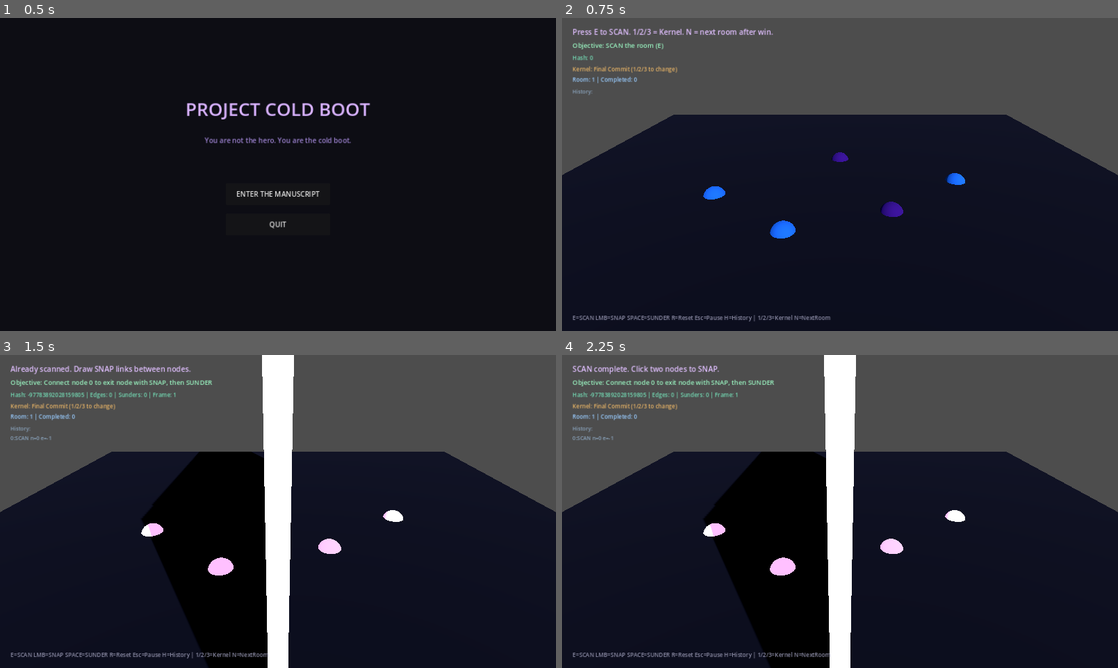
Above: before the commit, frames 1-4 (two rows, left to right).
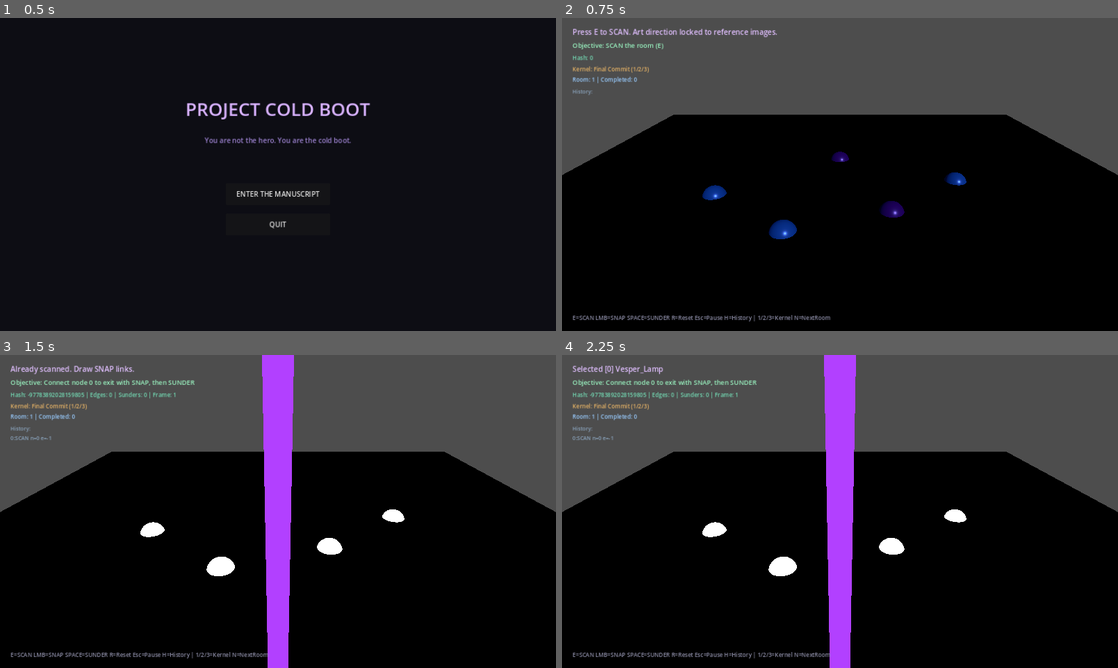
Above: after the commit, the same moments.

Repository: beyond-repair/Project-Cold-Boot
Game: Godot game, scene res://scenes/main_menu/MainMenu.tscn
The game is run twice, just before and just after one commit, with the same random seed, the same clock (stepped at 60 frames per second) and the same inputs.
Inputs (mouse positions are in pixels of both pictures, inside the frame that each line leads up to):
- Up to frame 1 (0.5 s): no input
- Up to frame 2 (0.75 s): click "ENTER THE MANUSCRIPT" at 0.5 s
- Up to frame 3 (1.5 s): tap E (scan) at 1.25 s; move the mouse to (400, 495) at 1.27 s; hold E (scan) from 1.28 s (still down); click (400, 495) at 1.42 s
- Up to frame 4 (2.25 s): tap R (reset_demo) at 2 s; move the mouse to (728, 527) at 2.02 s; release E (scan) at 2.03 s; tap E (scan) at 2.1 s; click (728, 527) at 2.17 s

Frame 1 is identical in both runs. In frame 2, 65% of the frame differs, in the area x 0-100%, y 3-100%; in frame 3, 56%; in frame 4, 56%.

Commit message:
Cycle 5: Visual fidelity pass — match locked art direction
- Stronger violet causal energy on nodes and edges
- Improved dual-layer color separation (Necropolis ink vs Vesper cyan)
- More intense bleed seam matching reference lightning
- Darker atmospheric lighting and floor
- Auditor and Sable materials pushed toward glitch / corrupted-code look
- Art direction explicitly locked to provided GDD + moodboard images
- Playability retained

Diff:
--- a/godot/scripts/vertical_slice/VerticalSlice.gd
+++ b/godot/scripts/vertical_slice/VerticalSlice.gd
@@ -1,5 +1,5 @@
 extends Node3D
-## Vertical Slice — Cycle 4: multi-room + Kernel.
+## Vertical Slice — Cycle 5: Visual fidelity pass aligned to locked art.
 
 @onready var status_label: Label = $UI/StatusLabel
 @onready var help_label: Label = $UI/HelpLabel
@@ -18,6 +18,7 @@
 @onready var cam_main: Camera3D = $Camera3D
 @onready var cam_l0: Camera3D = $DualLayerViewports/SubViewport_Layer0/Camera3D_L0
 @onready var cam_l1: Camera3D = $DualLayerViewports/SubViewport_Layer1/Camera3D_L1
+@onready var floor_mesh: MeshInstance3D = $Floor
 
 var selected_node: int = -1
 var node_meshes: Dictionary = {}
@@ -39,12 +40,49 @@
 	win_panel.visible = false
 	pause_panel.visible = false
 	history_label.visible = show_history
+	_apply_atmosphere()
 	_rebuild_visuals()
 	_update_objective()
 	_update_kernel_ui()
 	_update_room_ui()
-	_update_ui("Press E to SCAN. 1/2/3 = Kernel. N = next room after win.")
+	_update_ui("Press E to SCAN. Art direction locked to reference images.")
 	help_label.text = "E=SCAN LMB=SNAP SPACE=SUNDER R=Reset Esc=Pause H=History | 1/2/3=Kernel N=NextRoom"
+
+func _apply_atmosphere() -> void:
+	# Dark wet cyber-noir / gothic base matching reference
+	var floor_mat := StandardMaterial3D.new()
+	floor_mat.albedo_color = Color(0.03, 0.03, 0.05)
+	floor_mat.metallic = 0.7
+	floor_mat.roughness = 0.25
+	floor_mat.specular_mode = BaseMaterial3D.SPECULAR_SCHLICK_GGX
+	floor_mesh.material_override = floor_mat
+
+	# Auditor — dark suit + glitch emission (reference look)
+	var aud_mat := StandardMaterial3D.new()
+	aud_mat.albedo_color = Color(0.06, 0.06, 0.08)
+	aud_mat.metallic = 0.4
+	aud_mat.roughness = 0.55
+	aud_mat.emission_enabled = true
+	aud_mat.emission = Color(0.35, 0.05, 0.55)
+	aud_mat.emission_energy_multiplier = 1.8
+	auditor_mesh.material_override = aud_mat
+
+	# Sable — corrupted-code violet
+	var sable_mat := StandardMaterial3D.new()
+	sable_mat.albedo_color = Color(0.09, 0.03, 0.14)
+	sable_mat.emission_enabled = true
+	sable_mat.emission = Color(0.6, 0.2, 0.95)
+	sable_mat.emission_energy_multiplier = 2.4
+	sable_mesh.material_override = sable_mat
+
+	# Bleed seam — bright violet lightning matching reference
+	var seam_mat := StandardMaterial3D.new()
+	seam_mat.albedo_color = Color(0.7, 0.25, 1.0)
+	seam_mat.emission_enabled = true
+	seam_mat.emission = Color(0.85, 0.35, 1.0)
+	seam_mat.emission_energy_multiplier = 8.0
+	seam_mat.shading_mode = BaseMaterial3D.SHADING_MODE_UNSHADED
+	bleed_seam.material_override = seam_mat
 
 func _process(_delta: float) -> void:
 	if cam_main and cam_l0 and cam_l1:
@@ -106,6 +144,7 @@
 	auditor_mesh.visible = false
 	sable_mesh.visible = false
 	win_panel.visible = false
+	bleed_seam.visible = false
 	_update_ui("Demo reset. Press E to SCAN.")
 	_update_objective()
 	_update_history()
@@ -113,14 +152,14 @@
 
 func _do_scan() -> void:
 	if GameState.scanned:
-		_update_ui("Already scanned. Draw SNAP links between nodes.")
+		_update_ui("Already scanned. Draw SNAP links.")
 		return
 	GameState.begin_frame()
 	GameState.log_mutation("SCAN", 0, -1, [], 0)
 	if not GameState.commit_frame():
 		_update_ui("SCAN rejected: %s" % GameState.last_reject_reason)
 		return
-	_update_ui("SCAN complete. Click two nodes to SNAP.")
+	_update_ui("SCAN complete. Violet anchors revealed. Click two to SNAP.")
 	_update_objective()
 	_update_history()
 
@@ -147,7 +186,7 @@
 			return
 		if selected_node == -1:
 			selected_node = id
-			_update_ui("Selected [%d] %s. Click another to SNAP." % [id, GameState.nodes[id].label])
+			_update_ui("Selected [%d] %s" % [id, GameState.nodes[id].label])
 		elif selected_node != id:
 			_do_snap(selected_node, id)
 			selected_node = -1
@@ -181,31 +220,31 @@
 	bleed_seam.visible = true
 
 func _on_snap(from_id: int, to_id: int) -> void:
-	_update_ui("SNAP: %d → %d" % [from_id, to_id])
+	_update_ui("SNAP: %d → %d (violet causal link)" % [from_id, to_id])
 
 func _on_sunder(chain: Array) -> void:
 	if GameState.gate_is_open:
 		_update_ui("SUNDER resolved. Exit OPEN. Press N for next room.")
 	else:
-		_update_ui("SUNDER (%d links). Path from 0 to exit not complete." % chain.size())
+		_update_ui("SUNDER (%d links). Path incomplete." % chain.size())
 
 func _on_auditor() -> void:
 	auditor_mesh.visible = true
-	_update_ui("AUDITOR lock applied (Kernel: %s)." % GameState.get_kernel_name())
+	_update_ui("AUDITOR lock (Kernel: %s). Stay unreadable." % GameState.get_kernel_name())
 
 func _on_win() -> void:
 	demo_complete = true
 	sable_mesh.visible = true
 	win_panel.visible = true
-	_update_ui("Room %d rewritten. Press N for next room or R to reset." % GameState.current_room)
-
-func _on_room_changed(room_id: int) -> void:
+	_update_ui("Room %d rewritten. Sable acknowledges. N = next room." % GameState.current_room)
+
+func _on_room_changed(_room_id: int) -> void:
 	_update_room_ui()
 	bleed_seam.visible = false
 
 func _on_kernel_changed(kernel_name: String) -> void:
 	_update_kernel_ui()
-	_update_ui("Kernel set to: %s" % kernel_name)
+	_update_ui("Kernel: %s" % kernel_name)
 
 func _on_committed(_fid: int, h: int) -> void:
 	hash_label.text = "Hash: %d | Edges: %d | Sunders: %d | Frame: %d" % [h, GameState.edges.size(), GameState.sunder_count, _fid]
@@ -221,7 +260,7 @@
 	if not GameState.scanned:
 		objective_label.text = "Objective: SCAN the room (E)"
 	elif not GameState.gate_is_open:
-		objective_label.text = "Objective: Connect node 0 to exit node with SNAP, then SUNDER"
+		objective_label.text = "Objective: Connect node 0 to exit with SNAP, then SUNDER"
 	else:
 		objective_label.text = "Objective: Room complete — Press N for next room"
 
@@ -229,7 +268,7 @@
 	history_label.text = "History:\n" + GameState.get_history_summary()
 
 func _update_kernel_ui() -> void:
-	kernel_label.text = "Kernel: %s (1/2/3 to change)" % GameState.get_kernel_name()
+	kernel_label.text = "Kernel: %s (1/2/3)" % GameState.get_kernel_name()
 
 func _update_room_ui() -> void:
 	room_label.text = "Room: %d | Completed: %d" % [GameState.current_room, GameState.rooms_completed]
@@ -244,25 +283,29 @@
 	for n in GameState.nodes:
 		var mi := MeshInstance3D.new()
 		var sphere := SphereMesh.new()
-		sphere.radius = 0.35
-		sphere.height = 0.7
+		sphere.radius = 0.38
+		sphere.height = 0.76
 		mi.mesh = sphere
 		var mat := StandardMaterial3D.new()
+		# Layer colors locked to art: Necropolis = deep ink purple, Vesper = cyan-teal
 		if n.layer == 0:
-			mat.albedo_color = Color(0.4, 0.1, 0.5)
+			mat.albedo_color = Color(0.28, 0.06, 0.38)
 		else:
-			mat.albedo_color = Color(0.2, 0.6, 0.9)
+			mat.albedo_color = Color(0.12, 0.35, 0.55)
+		mat.metallic = 0.35
+		mat.roughness = 0.3
 		if n.revealed or GameState.scanned:
 			mat.emission_enabled = true
-			mat.emission = Color(0.7, 0.3, 1.0)
-			mat.emission_energy_multiplier = 2.5
+			mat.emission = Color(0.75, 0.3, 1.0)  # signature violet causal energy
+			mat.emission_energy_multiplier = 3.5
 		if n.locked:
-			mat.albedo_color = Color(0.9, 0.15, 0.15)
-			mat.emission = Color(1.0, 0.1, 0.1)
+			mat.albedo_color = Color(0.55, 0.08, 0.1)
+			mat.emission = Color(1.0, 0.15, 0.2)
+			mat.emission_energy_multiplier = 4.0
+		if str(n.label).ends_with("_OPEN"):
+			mat.albedo_color = Color(0.15, 0.7, 0.35)
+			mat.emission = Color(0.3, 1.0, 0.55)
 			mat.emission_energy_multiplier = 3.0
-		if str(n.label).ends_with("_OPEN"):
-			mat.albedo_color = Color(0.2, 0.9, 0.4)
-			mat.emission = Color(0.3, 1.0, 0.5)
 		mi.material_override = mat
 		mi.position = GameState.get_node_pos(n.id)
 		node_container.add_child(mi)
@@ -270,7 +313,7 @@
 		var body := StaticBody3D.new()
 		var col := CollisionShape3D.new()
 		var shape := SphereShape3D.new()
-		shape.radius = 0.45
+		shape.radius = 0.48
 		col.shape = shape
 		body.add_child(col)
 		body.set_meta("node_id", n.id)
@@ -282,16 +325,19 @@
 		var to_pos: Vector3 = GameState.get_node_pos(e.to)
 		var mi := MeshInstance3D.new()
 		var cyl := CylinderMesh.new()
-		cyl.top_radius = 0.06
-		cyl.bottom_radius = 0.06
+		cyl.top_radius = 0.07
+		cyl.bottom_radius = 0.07
 		cyl.height = from_pos.distance_to(to_pos)
 		mi.mesh = cyl
 		var mat := StandardMaterial3D.new()
 		mat.shading_mode = BaseMaterial3D.SHADING_MODE_UNSHADED
-		mat.albedo_color = Color(0.85, 0.35, 1.0)
+		mat.albedo_color = Color(0.9, 0.4, 1.0)
 		mat.emission_enabled = true
-		mat.emission = Color(0.75, 0.25, 1.0)
-		mat.emission_energy_multiplier = 4.0
+		mat.emission = Color(0.85, 0.35, 1.0)  # strong violet chain matching reference SNAP
+		mat.emission_energy_multiplier = 6.0
+		if e.corrupted:
+			mat.albedo_color = Color(1.0, 0.25, 0.3)
+			mat.emission = Color(1.0, 0.2, 0.25)
 		mi.material_override = mat
 		mi.position = (from_pos + to_pos) / 2.0
 		mi.look_at(to_pos, Vector3.UP)
Not shown, changed: docs/ART_DIRECTION.md
Not shown, changed: docs/SELF_REVIEW.md
Not shown, changed: docs/STATUS.md
